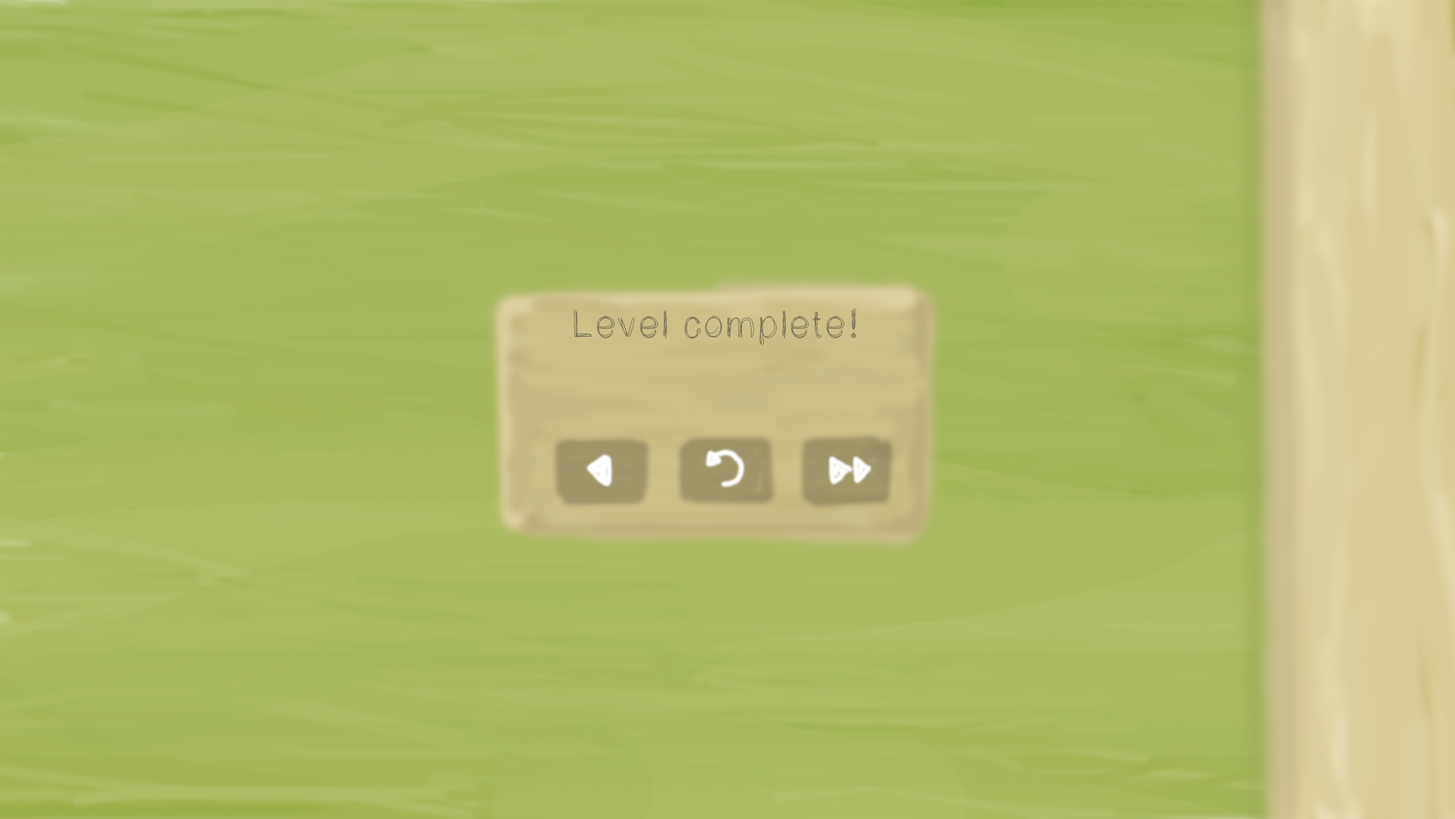
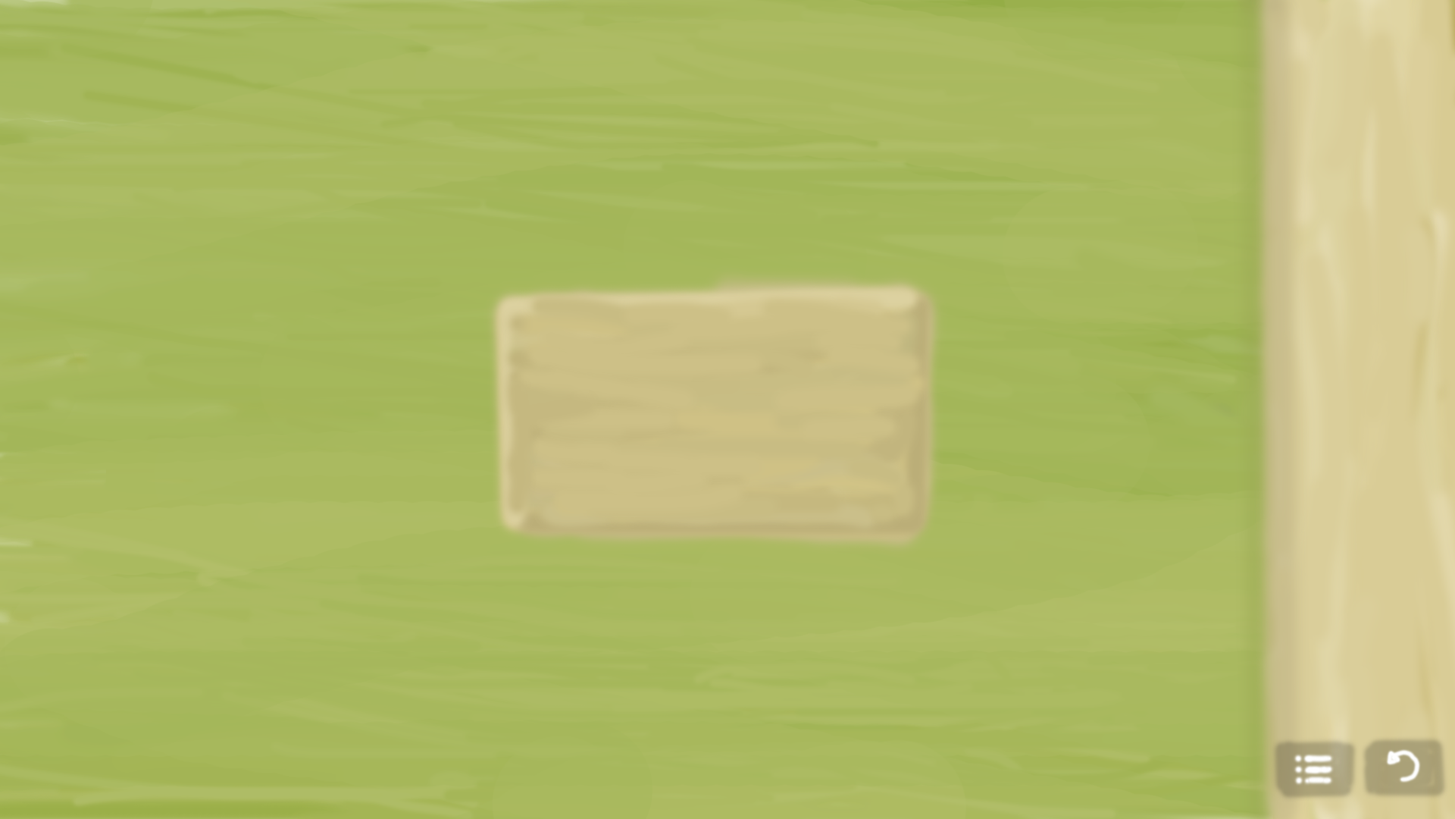
Layer changes from the first 1455px x 819px image to the second:
added layer "Layer 9" above "Layer 8" over <box>1292,751,1336,787</box>
added layer "Layer 8" (multiply) above "Layer 7" over <box>1271,736,1359,801</box>
painted on "Layer 7" over <box>584,447,1422,783</box>
painted on "Layer 6" over <box>551,431,1449,801</box>
hid "Level complete!" over <box>573,308,857,345</box>
